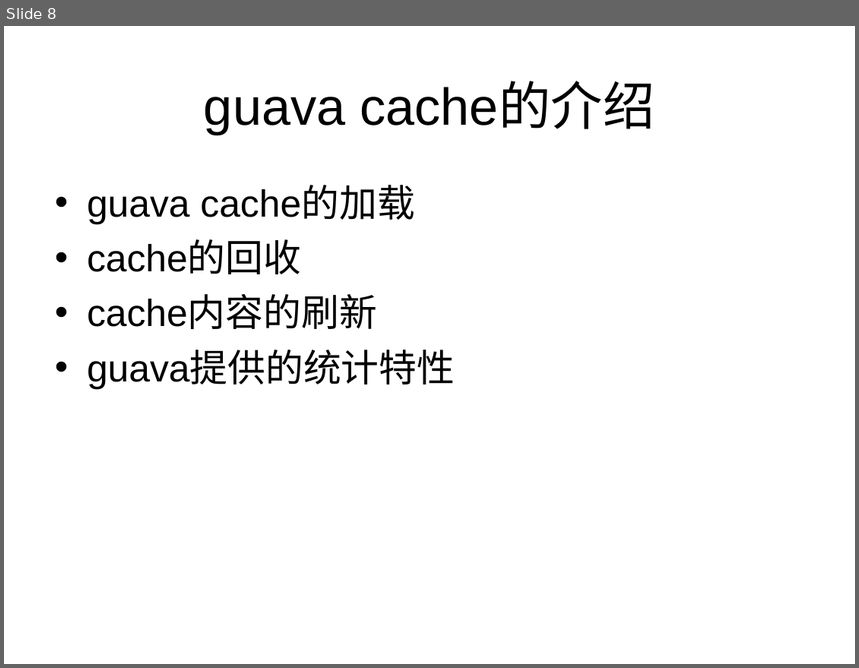
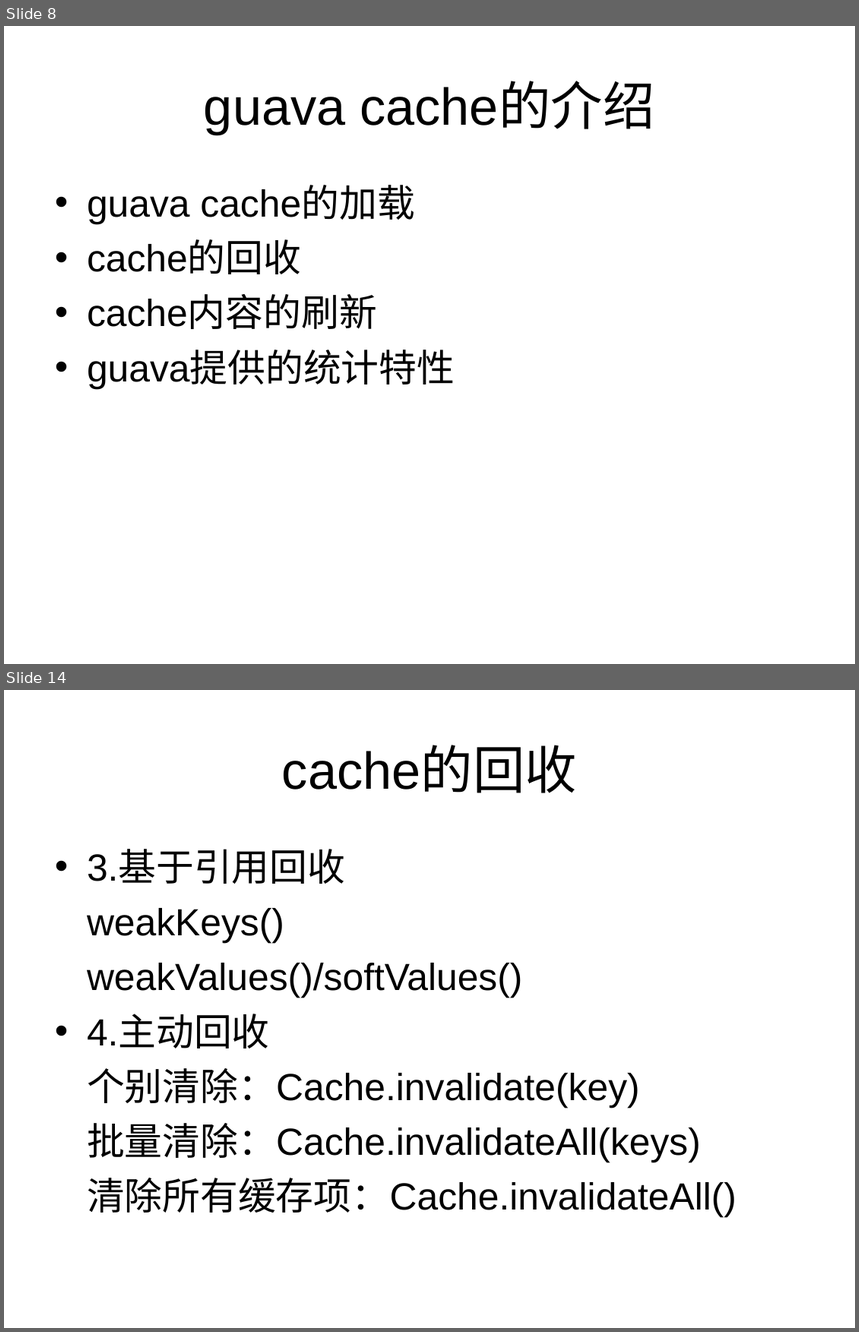
Before and after one commit to track-123/cache, a slide deck: 堆内缓存.ppt. Shown one above the other, each under a label of ours: slide 8 before the commit, slides 8 and 14 after it; the slides between them are not shown. The pictures are 859x668 and 859x1332 pixels, drawn with LibreOffice and Linux fonts; fonts in the diff are those of the drawing. Boxes give left, top, right and bottom in pixels: in the first picture for what was removed or moved away, otherwise in the second. Text is boxed around its words. In the diff, an @@ line names an element or a change of style, - is before the commit and + after.

```diff
--- a/堆内缓存.ppt
+++ b/堆内缓存.ppt
@@ slide 14 added at bbox=[4, 690, 855, 1328], background #FFFFFF @@
@@ title added at bbox=[282, 748, 577, 793], 44 pt, text #000000 @@
+cache的回收
@@ text added at bbox=[87, 850, 737, 1218], 32 pt, text #000000 @@
+• 3.基于引用回收
+weakKeys()
+weakValues()/softValues()
+• 4.主动回收
+个别清除：Cache.invalidate(key)
+批量清除：Cache.invalidateAll(keys)
+清除所有缓存项：Cache.invalidateAll()
```
Also in this commit, not shown: 6 slides changed, 4 other slides added, 1 slide removed.
